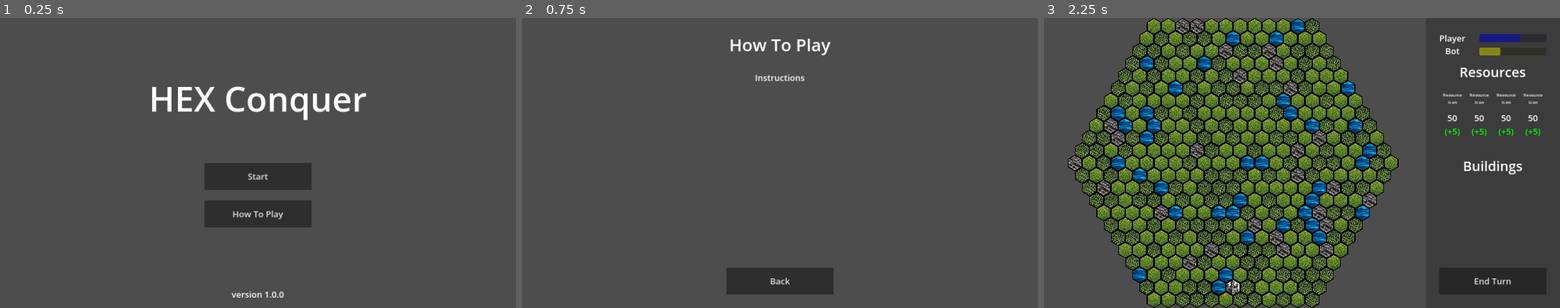
Above: before the commit, frames 1-3 (left to right).
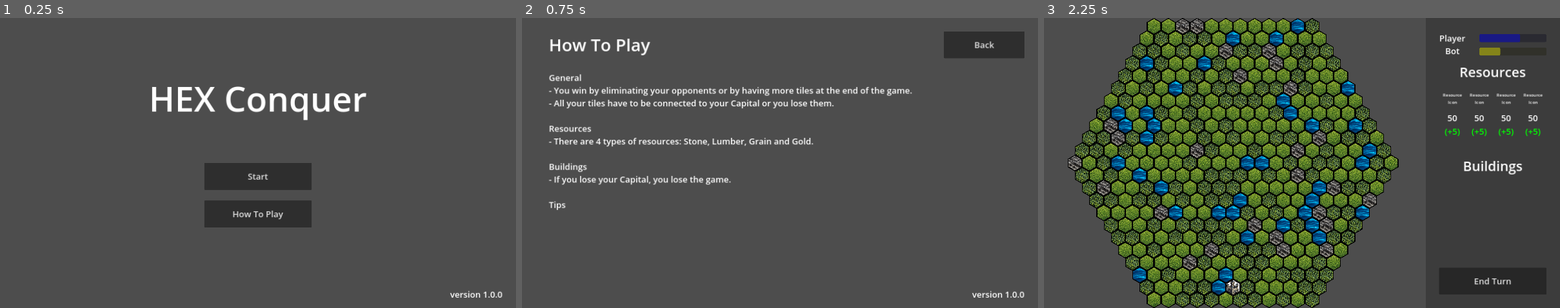
Above: after the commit, the same moments.

Repository: nguyendangy/hex-conquer
Game: Godot game, scene res://Scenes/TitleScreen.tscn
The game is run twice, just before and just after one commit, with the same random seed, the same clock (stepped at 60 frames per second) and the same inputs.
Inputs:
- Up to frame 1 (0.25 s): no input
- Up to frame 2 (0.75 s): click "How To Play" at 0.5 s
- Up to frame 3 (2.25 s): click "Back" at 1.25 s; click "Start" at 2 s

The runs differ from the first frame. In frame 1, 0.2% of the frame differs, in the area x 44-98%, y 94-97%; in frame 2, 7.1%, in the area x 5-98%, y 4-97%; in frame 3, nothing differs.

Commit message:
Add some instructions

Diff:
--- a/Scenes/HelpPage.tscn
+++ b/Scenes/HelpPage.tscn
@@ -6,6 +6,9 @@
 font_size = 64
 
 [sub_resource type="LabelSettings" id="LabelSettings_71mp4"]
+font_size = 32
+
+[sub_resource type="LabelSettings" id="LabelSettings_liwrr"]
 font_size = 32
 
 [node name="Control" type="Control"]
@@ -18,30 +21,50 @@
 
 [node name="HeadlineLabel" type="Label" parent="."]
 layout_mode = 0
-offset_right = 1920.0
+offset_left = 100.0
+offset_right = 960.0
 offset_bottom = 200.0
 text = "How To Play"
 label_settings = SubResource("LabelSettings_wegtx")
-horizontal_alignment = 1
 vertical_alignment = 1
 
 [node name="InstructionLabel" type="Label" parent="."]
 layout_mode = 0
+offset_left = 100.0
 offset_top = 200.0
-offset_right = 1920.0
-offset_bottom = 900.0
-text = "Instructions"
+offset_right = 1820.0
+offset_bottom = 980.0
+text = "General
+- You win by eliminating your opponents or by having more tiles at the end of the game.
+- All your tiles have to be connected to your Capital or you lose them.
+
+Resources
+- There are 4 types of resources: Stone, Lumber, Grain and Gold.
+
+Buildings
+- If you lose your Capital, you lose the game.
+
+Tips"
 label_settings = SubResource("LabelSettings_71mp4")
-horizontal_alignment = 1
 
 [node name="BackButton" type="Button" parent="."]
 layout_mode = 0
-offset_left = 760.0
-offset_top = 930.0
-offset_right = 1160.0
-offset_bottom = 1030.0
+offset_left = 1570.0
+offset_top = 50.0
+offset_right = 1870.0
+offset_bottom = 150.0
 theme_override_font_sizes/font_size = 32
 text = "Back"
 script = ExtResource("1_cg4em")
 
+[node name="VersionLabel" type="Label" parent="."]
+offset_left = 50.0
+offset_top = 980.0
+offset_right = 1870.0
+offset_bottom = 1080.0
+text = "version 1.0.0"
+label_settings = SubResource("LabelSettings_liwrr")
+horizontal_alignment = 2
+vertical_alignment = 1
+
 [connection signal="pressed" from="BackButton" to="BackButton" method="_on_BackButton_pressed"]
--- a/Scenes/TitleScreen.tscn
+++ b/Scenes/TitleScreen.tscn
@@ -46,14 +46,15 @@
 text = "How To Play"
 script = ExtResource("1_8v2ok")
 
-[node name="Version" type="Label" parent="."]
+[node name="VersionLabel" type="Label" parent="."]
 layout_mode = 0
+offset_left = 50.0
 offset_top = 980.0
-offset_right = 1920.0
+offset_right = 1870.0
 offset_bottom = 1080.0
 text = "version 1.0.0"
 label_settings = SubResource("LabelSettings_ag28y")
-horizontal_alignment = 1
+horizontal_alignment = 2
 vertical_alignment = 1
 
 [connection signal="pressed" from="StartButton" to="StartButton" method="_on_StartButton_pressed"]
Not shown: 1 places in Scenes/HelpPage.tscn that only renumber resources
